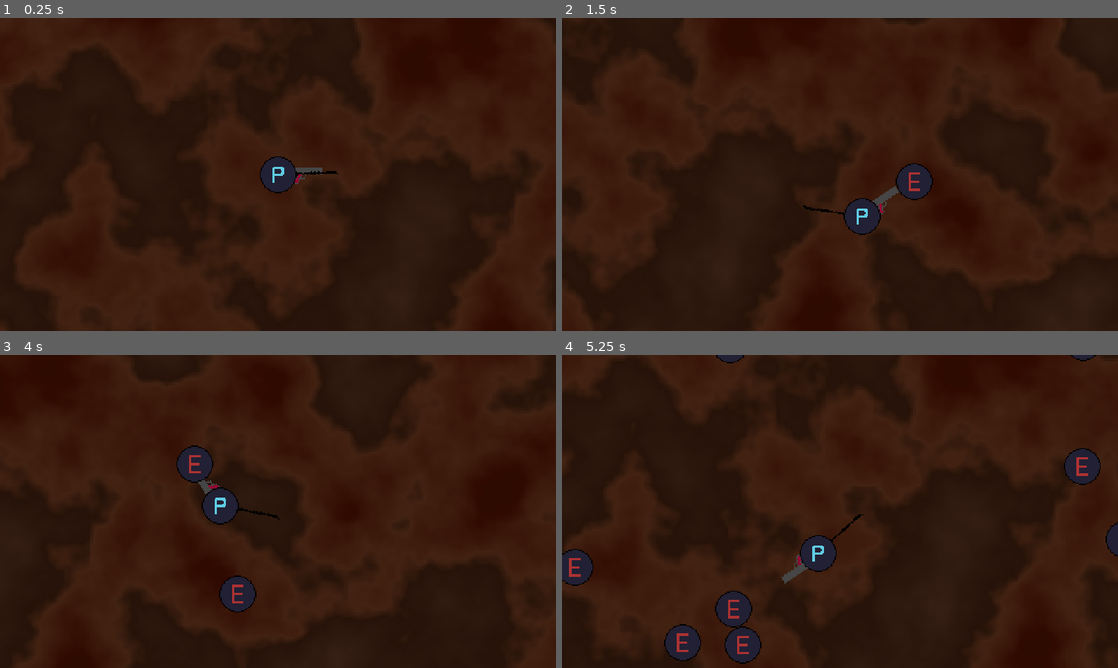
Above: before the commit, frames 1-4 (two rows, left to right).
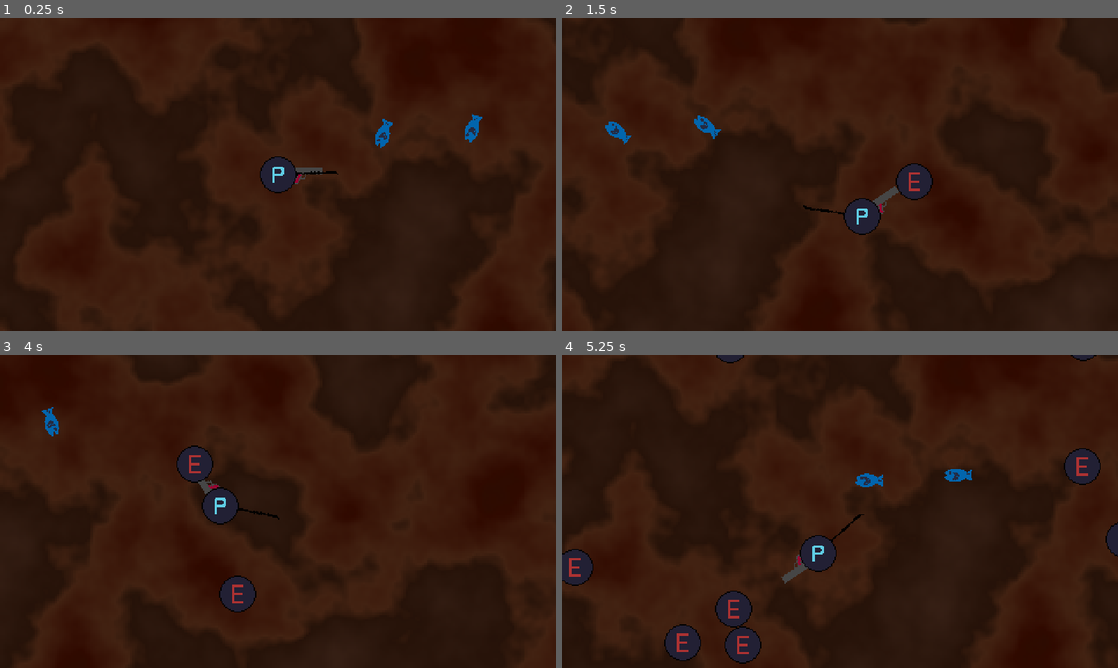
Above: after the commit, the same moments.

Repository: BaldurThor/CGDD
Game: Godot game, scene res://scenes/main.tscn
Two runs of this game, one before a commit and one after it. Both use one fixed random seed, a clock stepped at 60 frames per second and the inputs below.
Inputs (mouse positions are in pixels of both pictures, inside the frame that each line leads up to):
- Up to frame 1 (0.25 s): no input
- Up to frame 2 (1.5 s): tap Enter at 0.5 s; move the mouse to (962, 158) at 0.52 s; hold D (move_right) 0.53-1.28 s; move the mouse to (728, 190) at 1.27 s; hold S (move_down) from 1.28 s (still down)
- Up to frame 3 (4 s): move the mouse to (333, 442) at 2.02 s; release S (move_down) at 2.03 s; hold D (move_right) 2.03-2.78 s; move the mouse to (250, 574) at 2.77 s; hold W (move_up) 2.78-3.53 s; move the mouse to (444, 558) at 3.52 s; hold A (move_left) from 3.53 s (still down)
- Up to frame 4 (5.25 s): move the mouse to (673, 464) at 4.27 s; move the mouse to (867, 511) at 5.02 s; release A (move_left) at 5.03 s; hold S (move_down) from 5.03 s (still down)

The runs differ from the first frame. In frame 1, 0.3% of the frame differs, in the area x 67-87%, y 30-42%; in frame 2, 0.3%; in frame 3, 0.2%; in frame 4, 0.3%.

Commit message:
fish spawing

Diff:
--- a/scenes/fish.tscn
+++ b/scenes/fish.tscn
@@ -4,10 +4,9 @@
 [ext_resource type="Script" path="res://scripts/fish.gd" id="2_w8iju"]
 
 [node name="Fish" type="Node2D"]
+script = ExtResource("2_w8iju")
 
-[node name="Fish" type="Sprite2D" parent="."]
-position = Vector2(100, 100)
+[node name="Fish_sprite" type="Sprite2D" parent="."]
 scale = Vector2(0.01, 0.01)
 texture = ExtResource("1_wtkh2")
 flip_h = true
-script = ExtResource("2_w8iju")
--- a/scenes/main.tscn
+++ b/scenes/main.tscn
@@ -1,8 +1,10 @@
-[gd_scene load_steps=5 format=3 uid="uid://dnpb8ppgeyr1g"]
+[gd_scene load_steps=7 format=3 uid="uid://dnpb8ppgeyr1g"]
 
-[ext_resource type="PackedScene" uid="uid://4772b5hdnvou" path="res://scenes/player.tscn" id="1_v7f6l"]
-[ext_resource type="PackedScene" uid="uid://xw5n4dxry31f" path="res://scenes/enemy.tscn" id="2_wwxhn"]
+[ext_resource type="PackedScene" path="res://scenes/player.tscn" id="1_v7f6l"]
+[ext_resource type="PackedScene" uid="uid://d3d4w1ecw37wm" path="res://scenes/enemy.tscn" id="2_wwxhn"]
 [ext_resource type="Script" path="res://scripts/enemy_type.gd" id="3_uj6jn"]
+[ext_resource type="Script" path="res://scripts/fish_spawer.gd" id="5_2pyn2"]
+[ext_resource type="PackedScene" uid="uid://b7ll7n6rjlxkp" path="res://scenes/fish.tscn" id="6_1kd7h"]
 [ext_resource type="Script" path="res://scripts/enemies.gd" id="7_xjop3"]
 
 [node name="Main" type="Node2D"]
@@ -19,4 +21,10 @@
 enemy_scene = ExtResource("2_wwxhn")
 enemy_type = ExtResource("3_uj6jn")
 
+[node name="Fish_spawer" type="Node" parent="."]
+script = ExtResource("5_2pyn2")
+fish_scene = ExtResource("6_1kd7h")
+radius_max = 500
+radius_min = 50
+
 [connection signal="timeout" from="EnemyTimer" to="Enemies" method="_on_enemy_timer_timeout"]
--- a/scripts/fish.gd
+++ b/scripts/fish.gd
@@ -1,4 +1,5 @@
-extends Sprite2D
+extends Node2D
+class_name Fish
 
 var origin : Vector2
 @export var speed : float = .025
@@ -21,6 +22,6 @@
 	angle += speed
 	set_rotation(angle+((90*PI)/180))
 	if position.y >= origin.y:
-		flip_v = true
+		$Fish_sprite.flip_v = true
 	else:
-		flip_v = false
+		$Fish_sprite.flip_v = false
--- /dev/null
+++ b/scripts/fish_spawer.gd
@@ -0,0 +1,47 @@
+extends Node
+class_name fishSpawner
+
+var player : Player
+
+@export_group("Fish To Spawn")
+@export var fish_scene : PackedScene
+
+@export_group("Spawn Range")
+@export var radius_max : int = 50
+@export var radius_min : int = 5
+
+@export_group("Total amount of fish")
+# The maximun amount of fish on the level at any one time
+@export var maximum : int = 5
+# The minimum amount of fish on the level at any one time
+@export var minimum : int = 1
+
+var current_fish : int = 0
+
+func polar_to_cart(angle : float, radius : float) -> Vector2:
+	var x = cos(angle) * radius
+	var y = sin(angle) * radius
+	return Vector2(x,y)
+
+func gen_cord() -> Vector2:
+	var angle = randf_range(0, (2*PI))
+	var radius = randf_range(radius_min,radius_max)
+	return polar_to_cart(angle, radius)
+
+func spawn_fish(cords : Vector2) -> void:
+	var fish = fish_scene.instantiate()
+
+	fish.set_position(cords)
+
+	add_child(fish)
+
+
+# Called when the node enters the scene tree for the first time.
+func _ready() -> void:
+	# get the player
+	player = GameManager.get_player()
+	var start_fish_ammount : int = randi_range(minimum, maximum)
+	for a in start_fish_ammount:
+		var cords = gen_cord() + player.position
+		spawn_fish(cords)
+		print("Spawned fish at ", cords)
Not shown: 1 places in scenes/enemy.tscn that only renumber resources
